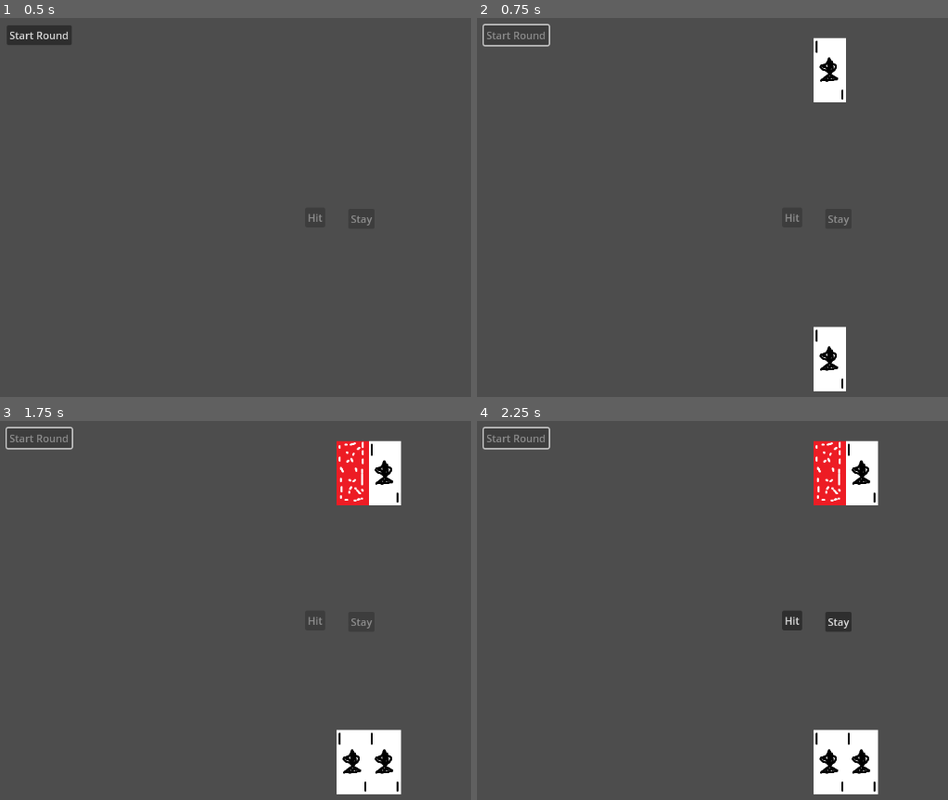
Above: before the commit, frames 1-4 (two rows, left to right).
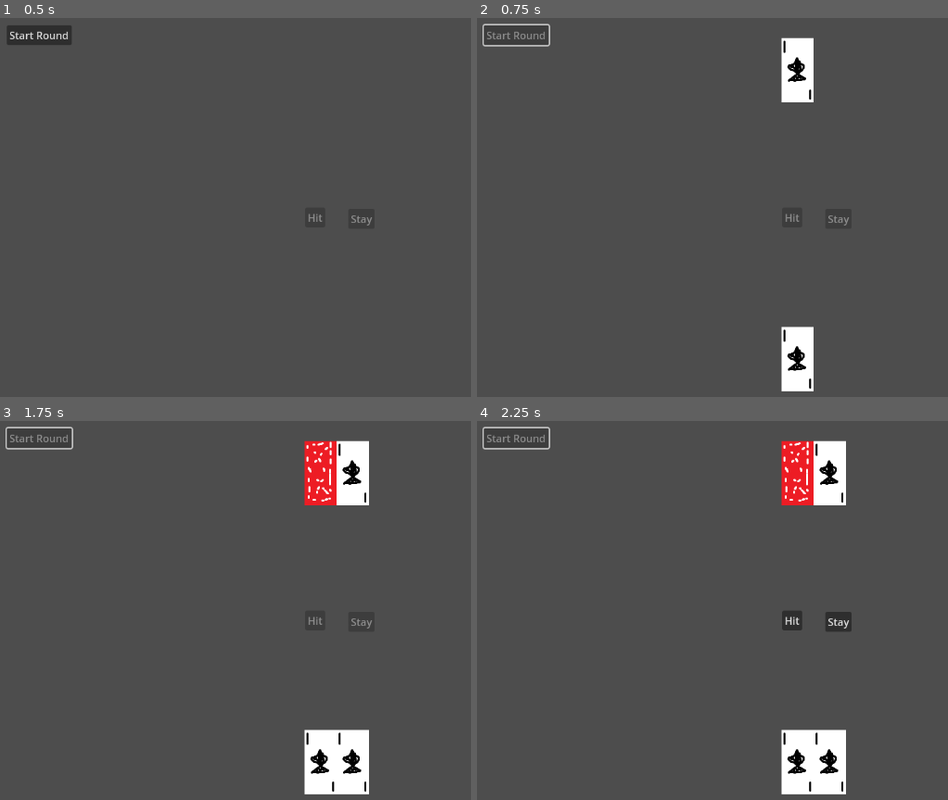
Above: after the commit, the same moments.

Repository: OwenFrakes/congressAppChallenge
Game: Godot game, scene res://main.tscn
Two runs of this game, one before a commit and one after it. Both use one fixed random seed, a clock stepped at 60 frames per second and the inputs below.
Inputs:
- Up to frame 1 (0.5 s): no input
- Up to frame 2 (0.75 s): click "Start Round" at 0.5 s
- Up to frame 3 (1.75 s): tap Enter at 1.25 s
- Up to frame 4 (2.25 s): tap Space at 2 s

Frame 1 is identical in both runs. In frame 2, 4.6% of the frame differs, in the area x 64-79%, y 5-99%; in frame 3, 5.8%, in the area x 64-86%, y 5-99%; in frame 4, 5.8%.

Commit message:
Finished Blackjack
it's done

Diff:
--- a/black_jack_dealer.gd
+++ b/black_jack_dealer.gd
@@ -24,7 +24,7 @@
 
 	#Disable the start round button, and wait 2 seconds before continuing.
 	toggleStartBtn(false)
-	await get_tree().create_timer(1).timeout # This is basically a sleep() method.
+	await wait(1) # This is basically a sleep() method.
 
 	#Next step to play blackjack.
 	dealer.getCard(false)
@@ -33,10 +33,23 @@
 	arrangePlayerHand()
 
 	#After last step, check if player or house has blackjack, otherwise continue.
-	checkHand()
+	#Blackjack is when the gambler's first 2 cards equals 21. Blackjack only ties against blackjack, not 21.
+	var playerBlackjack = false
+	var dealerBlackjack = false
+	if(handTotal(playerRef.getHand()) == 21):
+		playerBlackjack = true
+	if(handTotal(dealer.getHand()) == 21):
+		dealerBlackjack = true
+
+	if(playerBlackjack && dealerBlackjack):
+		print("Blackjack Tie")
+	elif(playerBlackjack):
+		print("Player Blackjack")
+	elif(dealerBlackjack):
+		print("Dealer Blackjack")
 
 	#Turn on the hit / stay buttons, after .5 second timeout/sleep.
-	await get_tree().create_timer(.5).timeout
+	await wait(.5)
 	#From here player chooses to hit or stay.
 	toggleHitStay(true)
 
@@ -46,7 +59,7 @@
 	var dealerHand = dealer.getHand()
 	var dealerPos = 0
 	for card in dealerHand:
-		card.position = Vector2((1152/2 + dealerPos), 100)
+		card.position = Vector2((1152.0/2.0 + dealerPos - 50), 100)
 		dealerPos += 50
 
 #Arranges the player's hand.
@@ -54,7 +67,7 @@
 	var playerHand = playerRef.getHand()
 	var playerPos = 0
 	for card in playerHand:
-		card.position = Vector2((1152/2 + playerPos), 550)
+		card.position = Vector2((1152.0/2.0 + playerPos - 50), 550)
 		playerPos += 50
 
 # Gets the total of a given hand, needs a hand as a parameter.
@@ -109,12 +122,34 @@
 	toggleHitStay(false)
 	for card in dealer.getHand():
 		card.faceUp = true
-		card.updateCardFace
+		card.updateCardFace()
 	arrangeDealerHand()
+
+	await wait(.5)
 
 	#If dealer's hand total is 16 or lower, get another card.
 	#Else, check for bust, then check against player's hand total.
 
+	while(handTotal(dealer.getHand()) <= 16):
+		dealer.getCard(true)
+		arrangeDealerHand()
+		await wait(.5)
+
+	if(handTotal(dealer.getHand()) > 21):
+		print("Dealer bust")
+	elif(handTotal(dealer.getHand()) > handTotal(playerRef.getHand())):
+		print("Player lost"+ str(handTotal(playerRef.getHand()))+"|Dealer's hand" + str(handTotal(dealer.getHand())))
+	else:
+		print("Player won over dealer. " + str(handTotal(playerRef.getHand())))
+
+	toggleStartBtn(true)
+
+func closeRound():
+
+	pass
+
+func wait(seconds: float):
+	await get_tree().create_timer(seconds).timeout
 
 #Signals from buttons.
 func _on_start_button_pressed() -> void:
--- a/gambler.gd
+++ b/gambler.gd
@@ -10,21 +10,25 @@
 	add_child(newCard)
 	hand.push_front(newCard)
 
-	#Remove all cards from gambler's hand.
+#Remove all cards from gambler's hand.
 func clearHand():
 	hand.clear()
+	var kids = get_children()
+	for kid in kids:
+		remove_child(kid)
 
-	#Return an array of cards. The gambler's hand.
+#Return an array of cards. The gambler's hand.
 func getHand():
 	return hand
 
-	#Debug Stuff
+#Debug Stuff
 func readHand():
 	for i in range(len(hand)):
 		print("Card: " + str(i+1))
 		print(hand[i].getSuit())
 		print(hand[i].getValue())
 
+#Signals
 func _on_hit_button_pressed() -> void:
 	getCard()
 	readHand()
--- a/main.tscn
+++ b/main.tscn
@@ -1,7 +1,9 @@
-[gd_scene load_steps=3 format=3 uid="uid://dc48lkekxqu2l"]
+[gd_scene load_steps=4 format=3 uid="uid://dc48lkekxqu2l"]
 
 [ext_resource type="Script" path="res://black_jack_dealer.gd" id="4_34ld6"]
 [ext_resource type="Script" path="res://gambler.gd" id="6_k5wo8"]
+
+[sub_resource type="SpriteFrames" id="SpriteFrames_k8pr4"]
 
 [node name="Node2D" type="Node2D"]
 
@@ -39,6 +41,9 @@
 disabled = true
 text = "Stay"
 
+[node name="AnimatedSprite2D" type="AnimatedSprite2D" parent="."]
+sprite_frames = SubResource("SpriteFrames_k8pr4")
+
 [connection signal="pressed" from="StartButton" to="BlackJackDealer" method="_on_start_button_pressed"]
 [connection signal="pressed" from="HitButton" to="BlackJackDealer" method="_on_hit_button_pressed"]
 [connection signal="pressed" from="StayButton" to="BlackJackDealer" method="_on_stay_button_pressed"]
Binary file added: Cards/ClubsSheet.png
Not shown, added: Cards/ClubsSheet.png.import
Binary file added: Cards/DiamondsSheet.png
Not shown, added: Cards/DiamondsSheet.png.import
Binary file added: Cards/HeartsSheet.png
Not shown, added: Cards/HeartsSheet.png.import
Binary file added: Cards/SpadesSheet.png
Not shown, added: Cards/SpadesSheet.png.import
